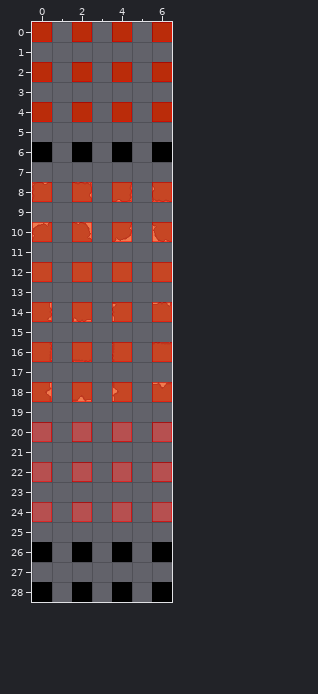
Two versions of a level (Tiled map, raw/rule.tmx). The picture above is the old version.
Cells are 32x32 px. Shown: x 0..6, y 0..28.
New version:
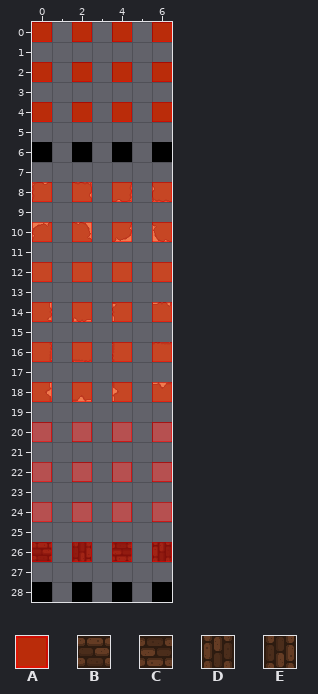
Key: from "Buildings": A 24; from "fps_tileset": B 1, C 1 turned 180, D 1 turned 270, E 1 turned 90.
_ is an empty cell.
See-through tiles are keyed as they look on the map.
Change:
Changed rows in their new state; . is an unchanged cell.
Layer "output_Ground_Buildings":
first column x 0:
26 B.E.C.D
Layer "output_collision":
first column x 0:
26 A.A.A.A
Where, in picture pixels (left, top, right, bottom), the same in both pictures:
added: (32, 542, 52, 562)
added: (72, 542, 92, 562)
added: (112, 542, 132, 562)
added: (152, 542, 172, 562)
